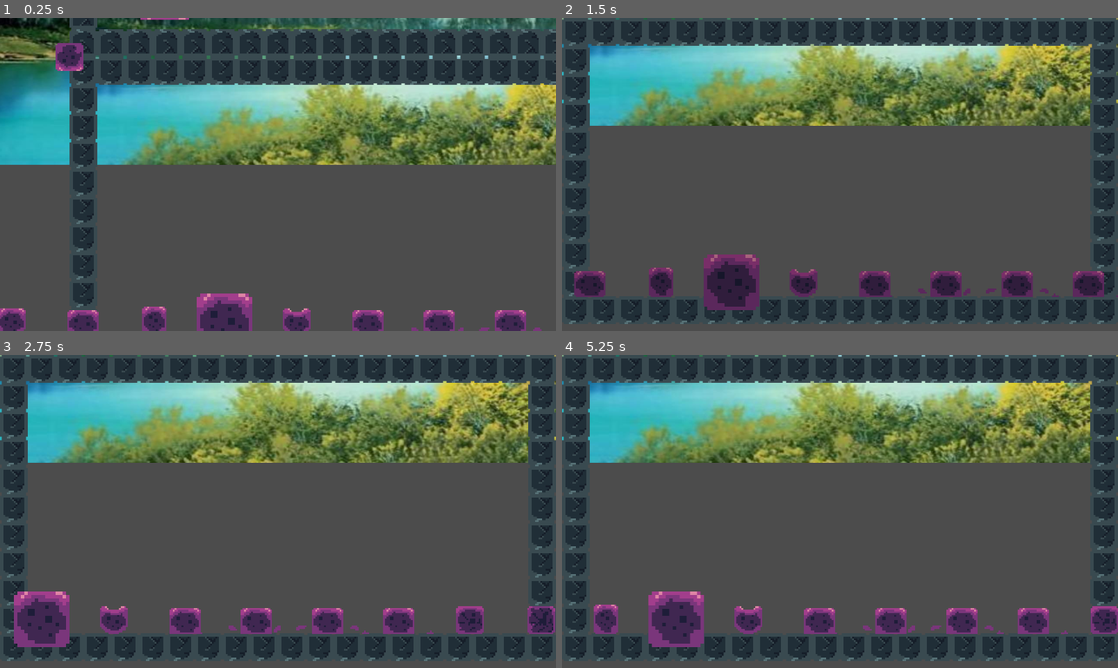
Above: before the commit, frames 1-4 (two rows, left to right).
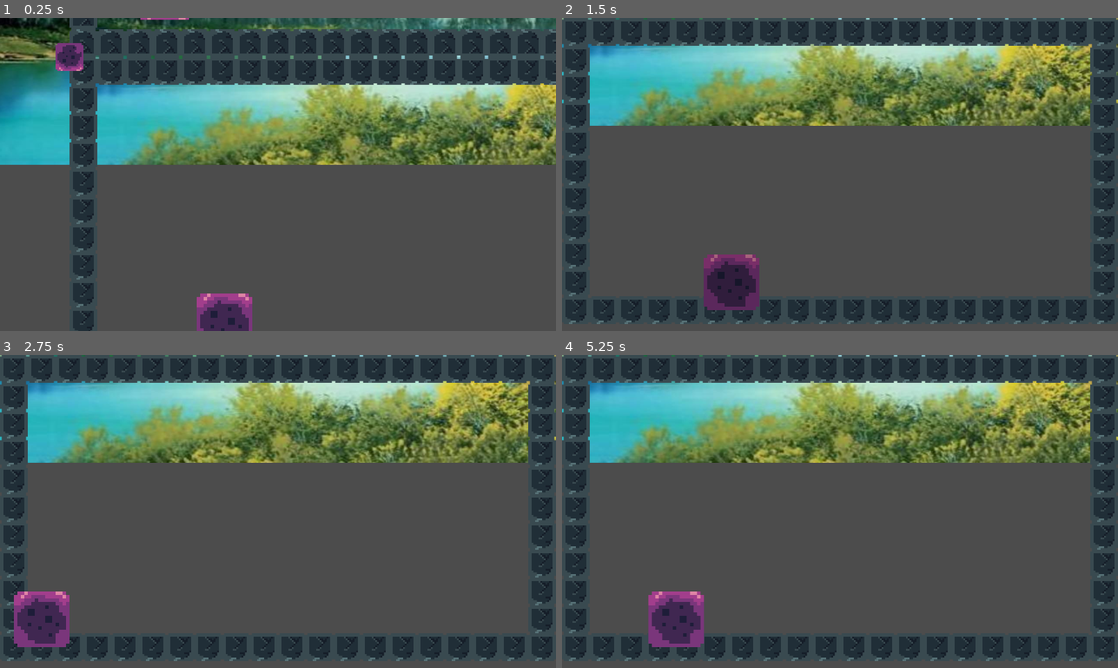
Above: after the commit, the same moments.

Repository: dardanbujupaj/gwj-47
Game: Godot game, scene res://Test.tscn
Two runs of this game, one before a commit and one after it. Both use one fixed random seed, a clock stepped at 60 frames per second and the inputs below.
Inputs (mouse positions are in pixels of both pictures, inside the frame that each line leads up to):
- Up to frame 1 (0.25 s): no input
- Up to frame 2 (1.5 s): move the mouse to (962, 158) at 0.52 s; hold Right (right) 0.53-1.25 s; tap M (manifest) at 0.6 s; click (962, 158) at 0.67 s; tap Up (up) at 0.77 s; tap Enter at 1.25 s; drag from (728, 190) to (812, 237) at 1.27 s
- Up to frame 3 (2.75 s): tap Space at 2 s; move the mouse to (333, 442) at 2.02 s; hold Left (left) from 2.03 s (still down); tap M (manifest) at 2.1 s
- Up to frame 4 (5.25 s): release Left (left) at 2.75 s; drag from (812, 574) to (673, 464) at 2.77 s; tap Enter at 3.5, 5 s; move the mouse to (1006, 558) at 3.52 s; hold Right (right) 3.53-4.25 s; tap M (manifest) at 3.6, 5.1 s; tap Up (up) at 3.77 s; tap Space at 4.25 s; drag from (673, 464) to (756, 433) at 4.27 s; move the mouse to (867, 511) at 5.02 s; hold Right (right) from 5.03 s (still down); click (867, 511) at 5.17 s

The runs differ from the first frame. In frame 1, 2.5% of the frame differs, in the area x 0-98%, y 92-100%; in frame 2, 3.0%; in frame 3, 3.1%, in the area x 18-100%, y 80-90%; in frame 4, 3.1%.

Commit message:
fix merge conflict

Diff:
--- a/Character.tscn
+++ b/Character.tscn
@@ -367,9 +367,6 @@
 scale = Vector2( 1, -1 )
 script = ExtResource( 1 )
 
-[node name="Character" type="Sprite" parent="."]
-texture = ExtResource( 2 )
-
 [node name="CollisionShape2D" type="CollisionShape2D" parent="."]
 shape = SubResource( 3 )
 
--- a/project.godot
+++ b/project.godot
@@ -40,6 +40,7 @@
 
 window/size/width=1280
 window/size/height=720
+
 [editor_plugins]
 
 enabled=PoolStringArray( "res://addons/aseprite_importer/plugin.cfg" )
